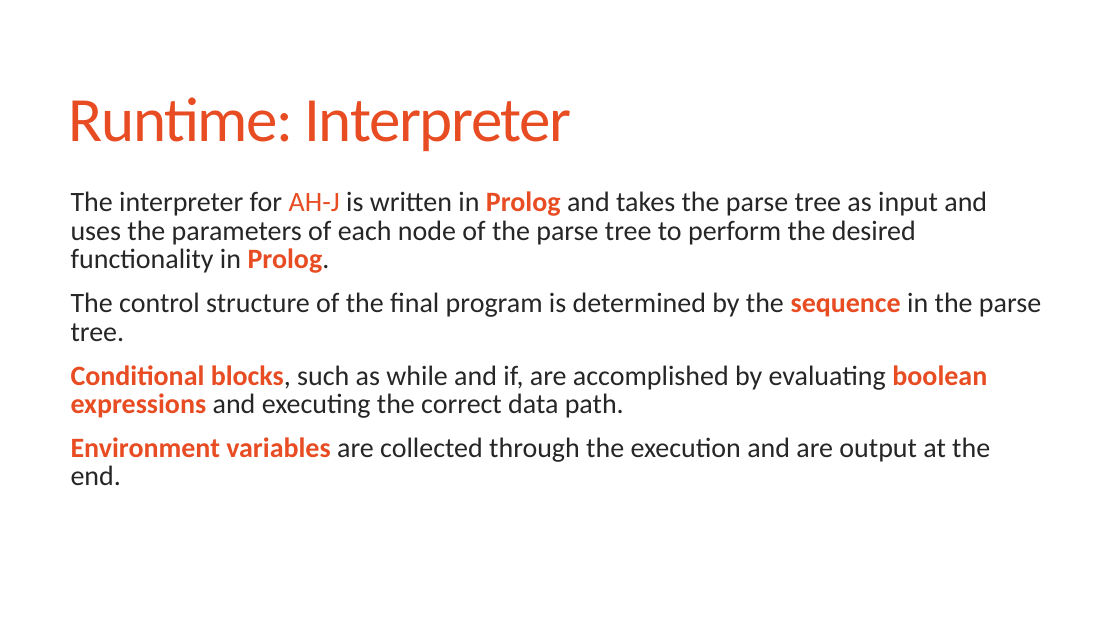
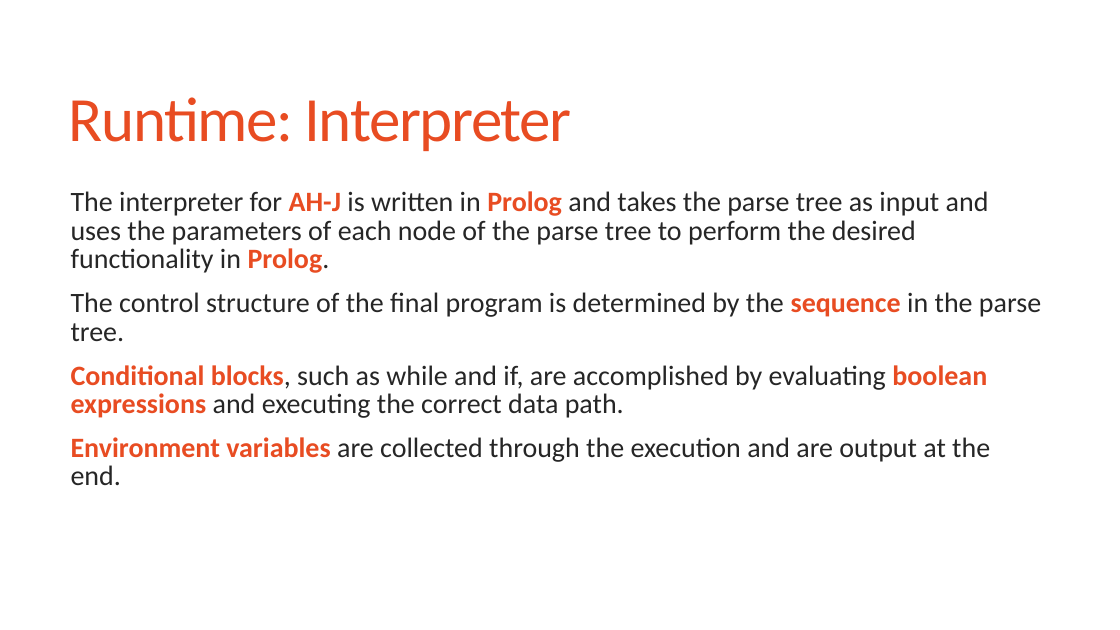
Before and after one commit to joshhewlett/SER502-Spring2018-Team-11, a slide deck: slide 7 of doc/Team11_Presentation.pptx. Drawn at 1120x630 pixels with LibreOffice and Linux fonts; fonts in the diff are those of the drawing. Boxes give left, top, right and bottom in pixels: in the first picture for what was removed or moved away, otherwise in the second. Text is boxed around its words. In the diff, an @@ line names an element or a change of style, - is before the commit and + after.

```diff
--- a/doc/Team11_Presentation.pptx
+++ b/doc/Team11_Presentation.pptx
@@ text at (71, 191, 989, 273): bold on in "AH-J" @@
```
Also in this commit, not shown: 4 other slides changed, 1 slide added.
